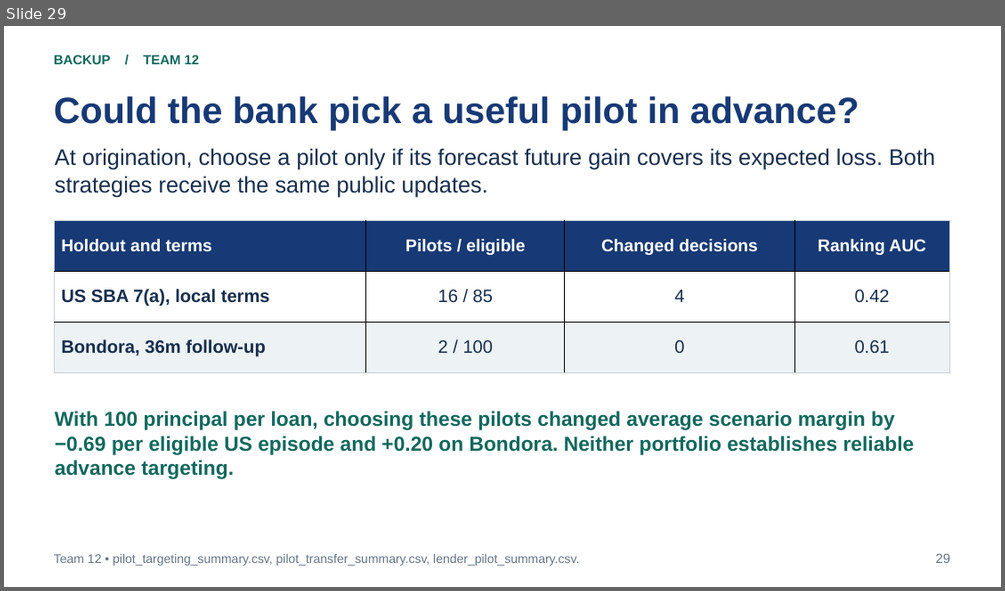
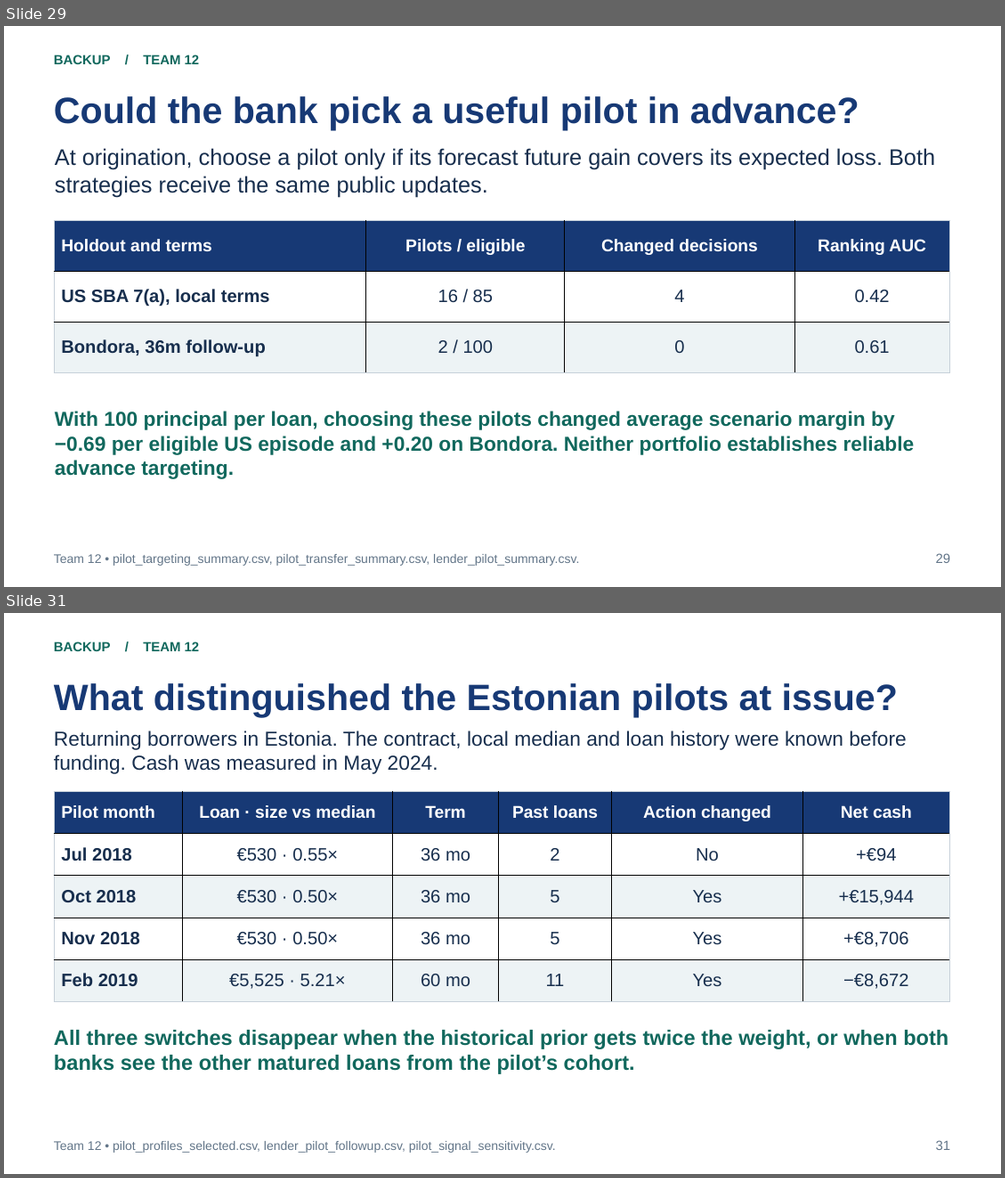
Before and after one commit to bigpurota/paper11, a slide deck: slides/paper11.pptx. Shown one above the other, each under a label of ours: slide 29 before the commit, slides 29 and 31 after it; the slides between them are not shown. The pictures are 1005x591 and 1005x1178 pixels, drawn with LibreOffice and Linux fonts; fonts in the diff are those of the drawing. Boxes give left, top, right and bottom in pixels: in the first picture for what was removed or moved away, otherwise in the second. Text is boxed around its words. In the diff, an @@ line names an element or a change of style, - is before the commit and + after.

Commit message:
Test pilot-loss recovery on later Bondora vintages and US Prosper loans

```diff
--- a/slides/paper11.pptx
+++ b/slides/paper11.pptx
@@ slide 31 added at [4, 613, 1001, 1174], background #FFFFFF @@
@@ text added at [54, 641, 200, 651], 12.8 pt, text #11685D, bold @@
+BACKUP / TEAM 12
@@ text added at [54, 683, 898, 717], 35.2 pt, text #173975, bold @@
+What distinguished the Estonian pilots at issue?
@@ text added at [54, 730, 906, 774], 19.5 pt, text #172E4D @@
+Returning borrowers in Estonia. The contract, local median and loan history were known before funding. Cash was measured in May 2024.
@@ table added at [54, 792, 950, 1002], 5 rows, 6 columns @@
+Pilot month | Loan · size vs median | Term | Past loans | Action changed | Net cash
+Jul 2018 | €530 · 0.55× | 36 mo | 2 | No | +€94
+Oct 2018 | €530 · 0.50× | 36 mo | 5 | Yes | +€15,944
+Nov 2018 | €530 · 0.50× | 36 mo | 5 | Yes | +€8,706
+Feb 2019 | €5,525 · 5.21× | 60 mo | 11 | Yes | −€8,672
@@ text added at [54, 1030, 948, 1074], 20.2 pt, text #11685D, bold @@
+All three switches disappear when the historical prior gets twice the weight, or when both banks see the other matured loans from the pilot’s cohort.
@@ text added at [54, 1141, 556, 1152], 12 pt, text #627588 @@
+Team 12 • pilot_profiles_selected.csv, lender_pilot_followup.csv, pilot_signal_sensitivity.csv.
@@ text added at [936, 1140, 951, 1150], 12.8 pt, text #627588 @@
+31
```
Also in this commit, not shown: 2 slides changed, 1 other slide added, 45 other files.
